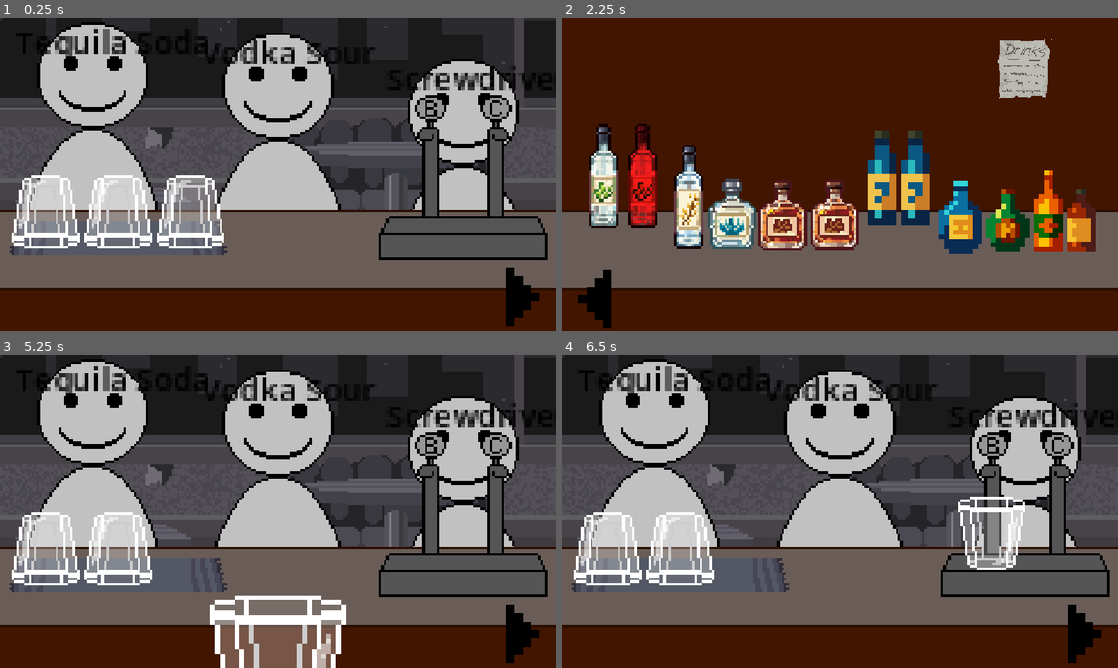
Above: before the commit, frames 1-4 (two rows, left to right).
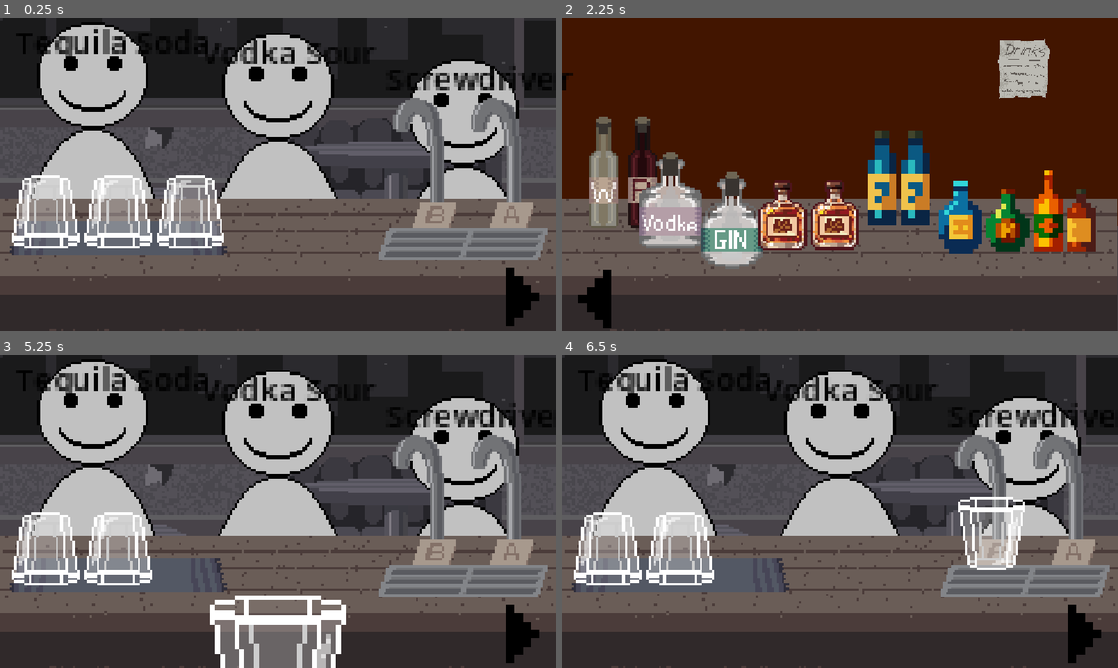
Above: after the commit, the same moments.

Repository: MJw0lf/ShiftGameJam
Game: Godot game, scene res://Scenes/test_scene.tscn
Same seed, same stepped clock (60 frames per second), same inputs: the game is played once before the commit and once after it.
Inputs (mouse positions are in pixels of both pictures, inside the frame that each line leads up to):
- Up to frame 1 (0.25 s): no input
- Up to frame 2 (2.25 s): click (1084, 296) at 0.5 s; click (595, 299) at 1.25 s; click (1084, 296) at 2 s
- Up to frame 3 (5.25 s): click (33, 636) at 2.75 s; click (522, 633) at 3.5 s; click (33, 636) at 4.25 s; tap Enter (ui_accept) at 5 s; move the mouse to (116, 549) at 5.02 s; click (116, 549) at 5.1 s
- Up to frame 4 (6.5 s): tap Enter (ui_accept) at 5.27, 5.75, 6.02 s; move the mouse to (984, 561) at 5.77 s; click (984, 561) at 5.85 s

The runs differ from the first frame. In frame 1, 28% of the frame differs, in the area x 0-100%, y 24-100%; in frame 2, 27%; in frame 3, 26%; in frame 4, 28%.

Commit message:
updated bottles up to gin

Diff:
--- a/Objects/Alcohol/gin.tscn
+++ b/Objects/Alcohol/gin.tscn
@@ -1,10 +1,10 @@
 [gd_scene format=3 uid="uid://dsma3ynabrhjv"]
 
-[ext_resource type="Texture2D" uid="uid://drjm0ufol3uir" path="res://Textures/Placeholder/Alcohol/0007.png" id="1_x0o1h"]
+[ext_resource type="Texture2D" uid="uid://dhikyjpr3lwcd" path="res://Textures/bottles/gin.png" id="1_x0o1h"]
 [ext_resource type="Script" uid="uid://05y2kjasjnnx" path="res://Scripts/alcohol_controller.gd" id="2_3u7ij"]
 
 [sub_resource type="RectangleShape2D" id="RectangleShape2D_3u7ij"]
-size = Vector2(20, 29.000004)
+size = Vector2(26.000004, 40.000004)
 
 [node name="Gin" type="Sprite2D" unique_id=976820995]
 texture = ExtResource("1_x0o1h")
@@ -14,7 +14,7 @@
 [node name="Area2D" type="Area2D" parent="." unique_id=1570791893]
 
 [node name="CollisionShape2D" type="CollisionShape2D" parent="Area2D" unique_id=1224046382]
-position = Vector2(9.685759e-08, -0.49999988)
+position = Vector2(1.1920929e-07, 1.9999998)
 scale = Vector2(0.9999998, 0.9999998)
 shape = SubResource("RectangleShape2D_3u7ij")
 
--- a/Objects/Alcohol/red_wine.tscn
+++ b/Objects/Alcohol/red_wine.tscn
@@ -1,13 +1,12 @@
 [gd_scene format=3 uid="uid://os8adywn83ki"]
 
 [ext_resource type="Script" uid="uid://05y2kjasjnnx" path="res://Scripts/alcohol_controller.gd" id="1_frckh"]
-[ext_resource type="Texture2D" uid="uid://cn03qug3w8fu4" path="res://Textures/Placeholder/Alcohol/0001.png" id="1_j67if"]
+[ext_resource type="Texture2D" uid="uid://bubyp07e5een" path="res://Textures/bottles/redWine.png" id="1_j67if"]
 
 [sub_resource type="RectangleShape2D" id="RectangleShape2D_j67if"]
-size = Vector2(12.000002, 43.000004)
+size = Vector2(12.000002, 46.000008)
 
 [node name="RedWine" type="Sprite2D" unique_id=1705242513]
-modulate = Color(1, 0.12156863, 0.12156863, 1)
 texture = ExtResource("1_j67if")
 script = ExtResource("1_frckh")
 alcohol_name = "RedWine"
@@ -15,7 +14,7 @@
 [node name="Area2D" type="Area2D" parent="." unique_id=498829353]
 
 [node name="CollisionShape2D" type="CollisionShape2D" parent="Area2D" unique_id=2039298890]
-position = Vector2(9.685759e-08, 0.49999952)
+position = Vector2(9.685759e-08, -1.0000012)
 scale = Vector2(0.9999998, 0.9999998)
 shape = SubResource("RectangleShape2D_j67if")
 
--- a/Objects/Alcohol/vodka.tscn
+++ b/Objects/Alcohol/vodka.tscn
@@ -1,20 +1,20 @@
 [gd_scene format=3 uid="uid://wauhme7fp67k"]
 
-[ext_resource type="Texture2D" uid="uid://du1f64ay6t3uo" path="res://Textures/Placeholder/Alcohol/0002.png" id="1_4sp6s"]
+[ext_resource type="Texture2D" uid="uid://dpmqes56djyw2" path="res://Textures/bottles/vodka.png" id="1_xe4pd"]
 [ext_resource type="Script" uid="uid://05y2kjasjnnx" path="res://Scripts/alcohol_controller.gd" id="2_xe4pd"]
 
 [sub_resource type="RectangleShape2D" id="RectangleShape2D_xe4pd"]
-size = Vector2(12.000002, 43.000004)
+size = Vector2(26.000004, 40.000004)
 
 [node name="Vodka" type="Sprite2D" unique_id=976820995]
-texture = ExtResource("1_4sp6s")
+texture = ExtResource("1_xe4pd")
 script = ExtResource("2_xe4pd")
 alcohol_name = "Vodka"
 
 [node name="Area2D" type="Area2D" parent="." unique_id=1570791893]
 
 [node name="CollisionShape2D" type="CollisionShape2D" parent="Area2D" unique_id=1224046382]
-position = Vector2(9.685759e-08, 0.49999952)
+position = Vector2(4.7683716e-07, 1.9999993)
 scale = Vector2(0.9999998, 0.9999998)
 shape = SubResource("RectangleShape2D_xe4pd")
 
--- a/Objects/Alcohol/white_wine.tscn
+++ b/Objects/Alcohol/white_wine.tscn
@@ -1,20 +1,20 @@
 [gd_scene format=3 uid="uid://c2oxsrmqrgy2s"]
 
-[ext_resource type="Texture2D" uid="uid://cn03qug3w8fu4" path="res://Textures/Placeholder/Alcohol/0001.png" id="1_yq481"]
+[ext_resource type="Texture2D" uid="uid://d1wgv05groae0" path="res://Textures/bottles/WhiteWine.png" id="1_6yle2"]
 [ext_resource type="Script" uid="uid://05y2kjasjnnx" path="res://Scripts/alcohol_controller.gd" id="2_6yle2"]
 
 [sub_resource type="RectangleShape2D" id="RectangleShape2D_nk0g4"]
-size = Vector2(12.000002, 43.000004)
+size = Vector2(12.000002, 46.000008)
 
 [node name="WhiteWine" type="Sprite2D" unique_id=2001502966]
-texture = ExtResource("1_yq481")
+texture = ExtResource("1_6yle2")
 script = ExtResource("2_6yle2")
 alcohol_name = "WhiteWine"
 
 [node name="Area2D" type="Area2D" parent="." unique_id=1521537352]
 
 [node name="CollisionShape2D" type="CollisionShape2D" parent="Area2D" unique_id=1807379745]
-position = Vector2(9.685759e-08, 0.49999952)
+position = Vector2(9.685759e-08, -1.0000012)
 scale = Vector2(0.9999998, 0.9999998)
 shape = SubResource("RectangleShape2D_nk0g4")
 
--- a/Objects/taps.tscn
+++ b/Objects/taps.tscn
@@ -1,6 +1,6 @@
 [gd_scene format=3 uid="uid://dksqg4ncm2cfu"]
 
-[ext_resource type="Texture2D" uid="uid://5h7171hovqp2" path="res://Textures/Placeholder/Taps.png" id="1_dfmss"]
+[ext_resource type="Texture2D" uid="uid://1mawbcgglb5c" path="res://Textures/objects/Taps.png" id="1_v8qf3"]
 [ext_resource type="Script" uid="uid://do7sv6fccar1d" path="res://Scripts/taps_controller.gd" id="2_5ps5a"]
 
 [sub_resource type="RectangleShape2D" id="RectangleShape2D_nk0g4"]
@@ -9,7 +9,7 @@
 [sub_resource type="CircleShape2D" id="CircleShape2D_nk0g4"]
 
 [node name="Taps" type="Sprite2D" unique_id=1664025334]
-texture = ExtResource("1_dfmss")
+texture = ExtResource("1_v8qf3")
 script = ExtResource("2_5ps5a")
 
 [node name="PlaceBeer" type="Area2D" parent="." unique_id=381183307]
--- a/Scenes/test_scene.tscn
+++ b/Scenes/test_scene.tscn
@@ -28,7 +28,6 @@
 [node name="backgrounds" type="Node2D" parent="." unique_id=1756834336]
 
 [node name="backgroundLeft" type="Parallax2D" parent="backgrounds" unique_id=383831776]
-z_index = -1
 texture_filter = 1
 scale = Vector2(5, 5)
 scroll_offset = Vector2(5.9999995, 3.9999998)
@@ -38,18 +37,21 @@
 ignore_camera_scroll = true
 
 [node name="Sprite2D" type="Sprite2D" parent="backgrounds/backgroundLeft" unique_id=2018129644]
+z_index = -1
 position = Vector2(461, 52.4)
 texture = ExtResource("3_0g4ye")
 
+[node name="Bar" type="Sprite2D" parent="backgrounds/backgroundLeft/Sprite2D" unique_id=2062929934]
+z_index = 1
+position = Vector2(-116.99998, 55.6)
+scale = Vector2(0.99999994, 0.99999994)
+texture = ExtResource("4_soh27")
+
 [node name="backgroundRight2" type="Sprite2D" parent="backgrounds" unique_id=239861857]
+z_index = -1
 position = Vector2(1799, -3.0000372)
 scale = Vector2(5.6260867, 12.764706)
 texture = ExtResource("1_3dogw")
-
-[node name="Bar" type="Sprite2D" parent="." unique_id=2062929934]
-position = Vector2(1215.2499, 570)
-scale = Vector2(10.658695, 5.1)
-texture = ExtResource("4_soh27")
 
 [node name="GlassRack" parent="." unique_id=1347275548 instance=ExtResource("2_50ct6")]
 position = Vector2(245, 456)
@@ -68,7 +70,7 @@
 scale = Vector2(5, 5)
 
 [node name="Vodka" parent="." unique_id=976820995 instance=ExtResource("10_yglu3")]
-position = Vector2(1415, 368.00003)
+position = Vector2(1377, 367)
 scale = Vector2(5, 5)
 
 [node name="Gin" parent="." unique_id=1560322455 instance=ExtResource("11_bwjpn")]
Not shown: 1 places in Scenes/test_scene.tscn that only renumber resources
Binary file added: Textures/bottles/WhiteWine.aseprite
Binary file added: Textures/bottles/WhiteWine.png
Not shown, added: Textures/bottles/WhiteWine.png.import
Binary file added: Textures/bottles/gin.aseprite
Binary file added: Textures/bottles/gin.png
Not shown, added: Textures/bottles/gin.png.import
Binary file added: Textures/bottles/redWine.aseprite
Binary file added: Textures/bottles/redWine.png
Not shown, added: Textures/bottles/redWine.png.import
Binary file added: Textures/bottles/vodka.aseprite
Binary file added: Textures/bottles/vodka.png
(and 9 more such lines)
